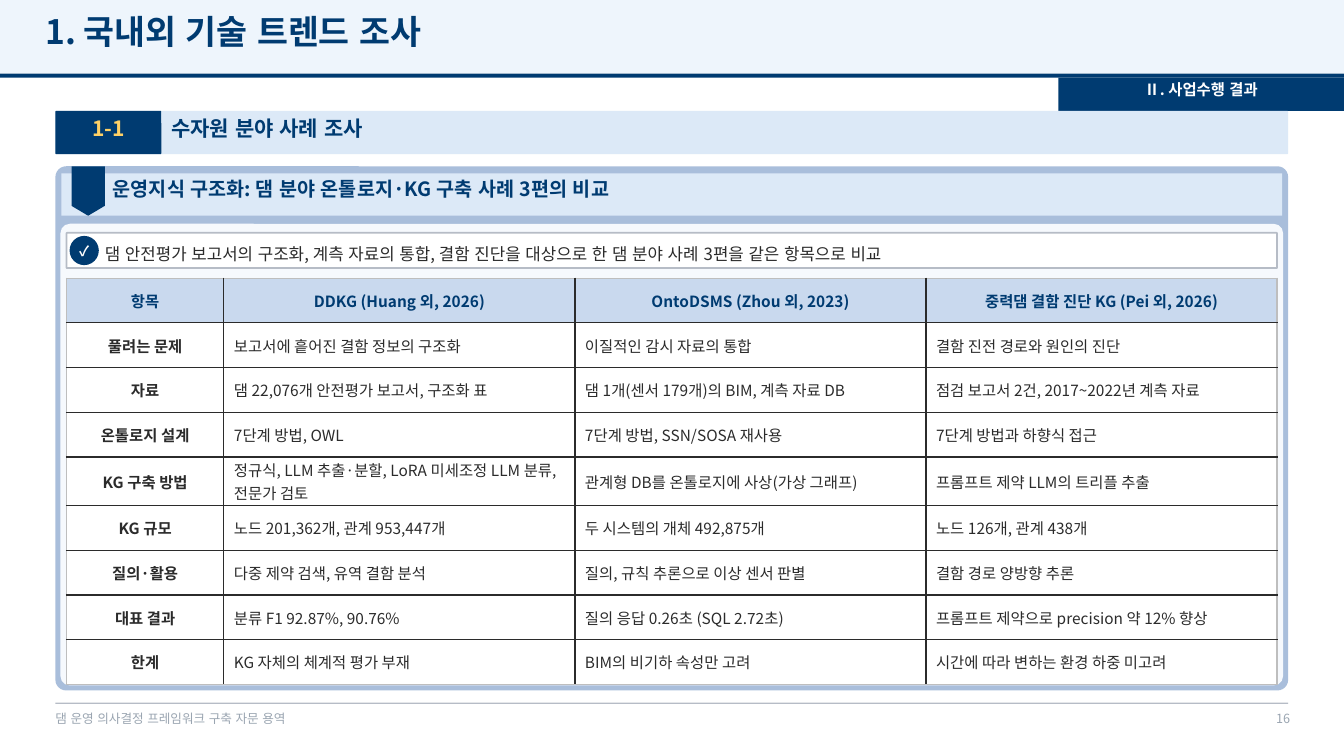
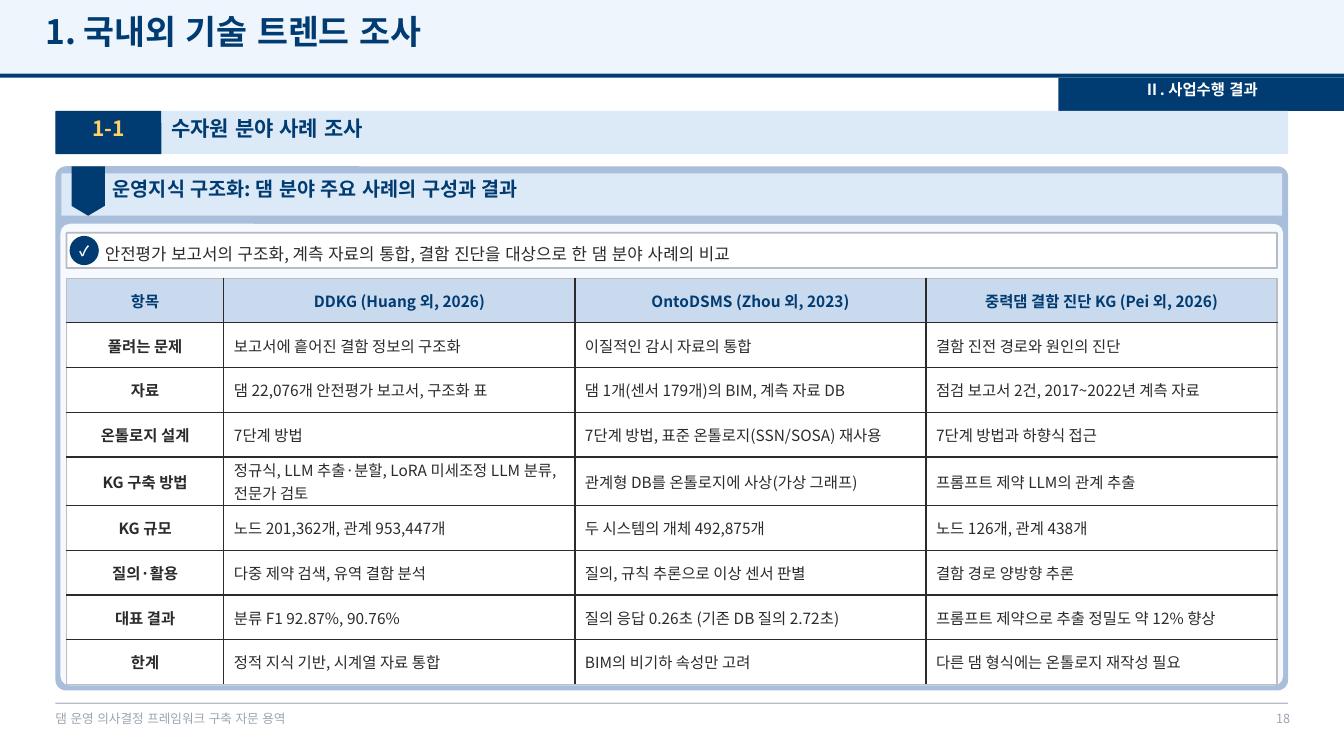
Before and after one commit to mkm1119/KGRAG-LLM, a slide deck: slide 18 of project_khnp/2026.12.09_최종보고회_발표자료_템플릿.pptx (slide 16 before the commit). Drawn at 1344x756 pixels with LibreOffice and Linux fonts; fonts in the diff are those of the drawing; background and template pictures are left out. Boxes give left, top, right and bottom in pixels: in the first picture for what was removed or moved away, otherwise in the second. Text is boxed around its words. In the diff, an @@ line names an element or a change of style, - is before the commit and + after.

```diff
--- a/project_khnp/2026.12.09_최종보고회_발표자료_템플릿.pptx
+++ b/project_khnp/2026.12.09_최종보고회_발표자료_템플릿.pptx
@@ text at [113, 179, 518, 198]: text changed @@
-운영지식 구조화: 댐 분야 온톨로지·KG 구축 사례 3편의 비교
+운영지식 구조화: 댐 분야 주요 사례의 구성과 결과
@@ text at [105, 246, 730, 263]: text changed @@
-댐 안전평가 보고서의 구조화, 계측 자료의 통합, 결함 진단을 대상으로 한 댐 분야 사례 3편을 같은 항목으로 비교
+안전평가 보고서의 구조화, 계측 자료의 통합, 결함 진단을 대상으로 한 댐 분야 사례의 비교
@@ table at [67, 278, 1276, 681] @@
-row 4, column 2: 7단계 방법, OWL
+row 4, column 2: 7단계 방법
-row 4, column 3: 7단계 방법, SSN/SOSA 재사용
+row 4, column 3: 7단계 방법, 표준 온톨로지(SSN/SOSA) 재사용
-row 5, column 4: 프롬프트 제약 LLM의 트리플 추출
+row 5, column 4: 프롬프트 제약 LLM의 관계 추출
-row 8, column 3: 질의 응답 0.26초 (SQL 2.72초)
+row 8, column 3: 질의 응답 0.26초 (기존 DB 질의 2.72초)
-row 8, column 4: 프롬프트 제약으로 precision 약 12% 향상
+row 8, column 4: 프롬프트 제약으로 추출 정밀도 약 12% 향상
-row 9, column 2: KG 자체의 체계적 평가 부재
+row 9, column 2: 정적 지식 기반, 시계열 자료 통합
-row 9, column 4: 시간에 따라 변하는 환경 하중 미고려
+row 9, column 4: 다른 댐 형식에는 온톨로지 재작성 필요
```
Also in this commit, not shown: 8 other slides changed, 3 slides added, 13 other files.
